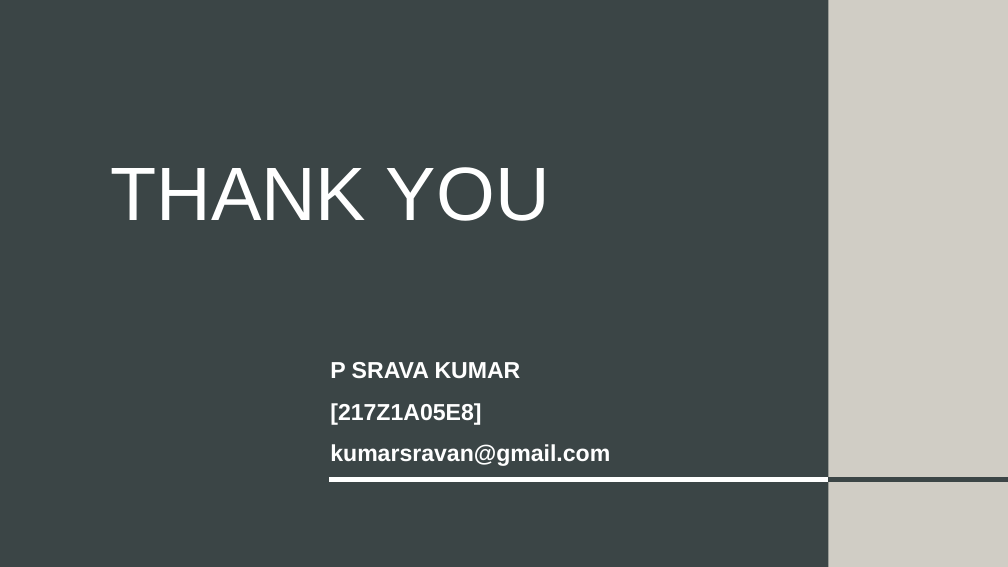
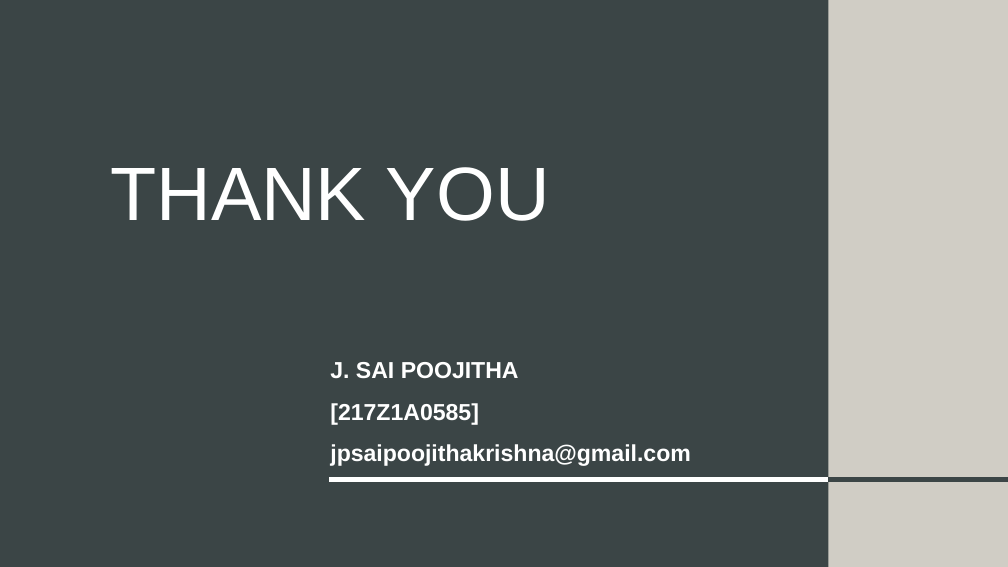
Before and after one commit to saipoojitha585/day-05, a slide deck: slide 4 of WEEK1.pptx. Drawn at 1008x567 pixels with LibreOffice and Linux fonts; fonts in the diff are those of the drawing. Boxes give left, top, right and bottom in pixels: in the first picture for what was removed or moved away, otherwise in the second. Text is boxed around its words. In the diff, an @@ line names an element or a change of style, - is before the commit and + after.

```diff
--- a/WEEK1.pptx
+++ b/WEEK1.pptx
@@ text at [330, 362, 690, 466]: text changed @@
-P SRAVA KUMAR
-[217Z1A05E8]
-kumarsravan@gmail.com
+J. SAI POOJITHA
+[217Z1A0585]
+jpsaipoojithakrishna@gmail.com
```
Also in this commit, not shown: 1 other slide changed.
